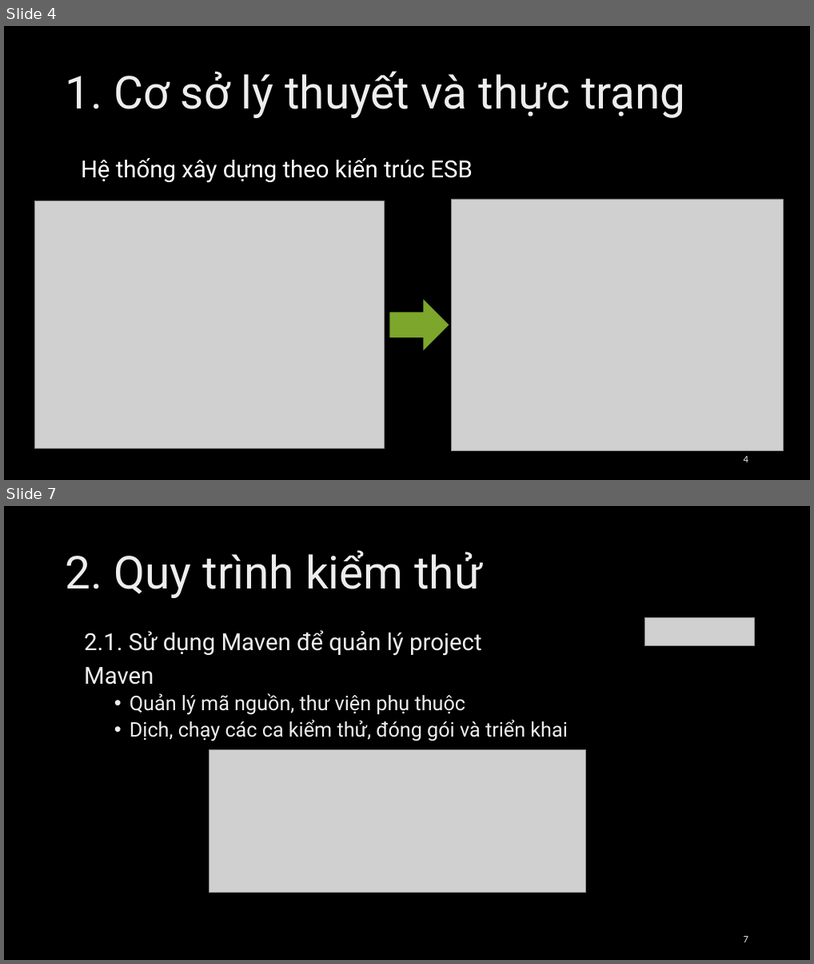
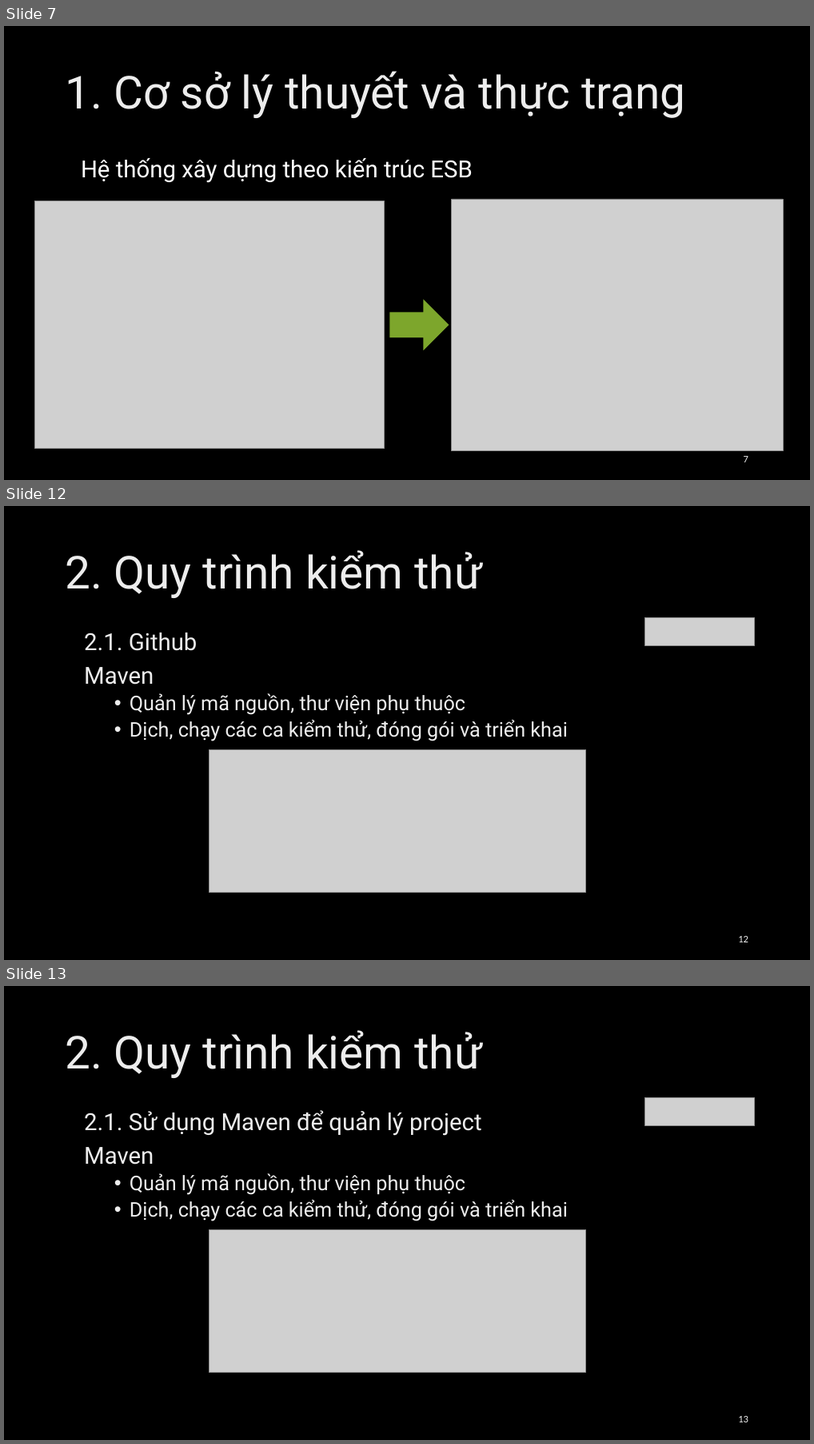
Before and after one commit to Loandt1/FuncTestGenerator, a slide deck: docs/Loandt_Presentation.pptx. Shown one above the other, each under a label of ours: slides 4 and 7 before the commit, slides 7, 12 and 13 after it; the slides between them are not shown. The pictures are 814x964 and 814x1444 pixels, drawn with LibreOffice and Linux fonts; fonts in the diff are those of the drawing; grey boxes stand for pictures; background and template pictures are left out. Boxes give left, top, right and bottom in pixels: in the first picture for what was removed or moved away, otherwise in the second. Text is boxed around its words. In the diff, an @@ line names an element or a change of style, - is before the commit and + after.

```diff
--- a/docs/Loandt_Presentation.pptx
+++ b/docs/Loandt_Presentation.pptx
@@ slide 12 added at box(4, 506, 810, 960), background picture (left out) @@
@@ title added at box(66, 550, 482, 598), 54 pt, text gradient #BFBFBF to #EDEDED to #FFFFFF @@
+2. Quy trình kiểm thử
@@ picture added at box(646, 618, 755, 646) @@
@@ text added at box(84, 632, 567, 741), 24 pt, text gradient #BFBFBF to #EDEDED to #FFFFFF @@
+2.1. Github
+Maven
+  • Quản lý mã nguồn, thư viện phụ thuộc
+  • Dịch, chạy các ca kiểm thử, đóng gói và triển khai
@@ picture added at box(210, 750, 586, 892) @@
@@ page number added at box(738, 936, 749, 942), 12 pt, text gradient #9E9E9E to #EDEDED to #FFFFFF @@
+12
@@ what was slide 4 is now slide 7 @@
@@ page number at box(744, 456, 749, 462): text changed @@
-4
+7
@@ what was slide 7 is now slide 13 @@
@@ page number at box(738, 1416, 749, 1422): text changed @@
-7
+13
```
Also in this commit, not shown: 6 slides changed, 12 other slides added, 1 other file.
